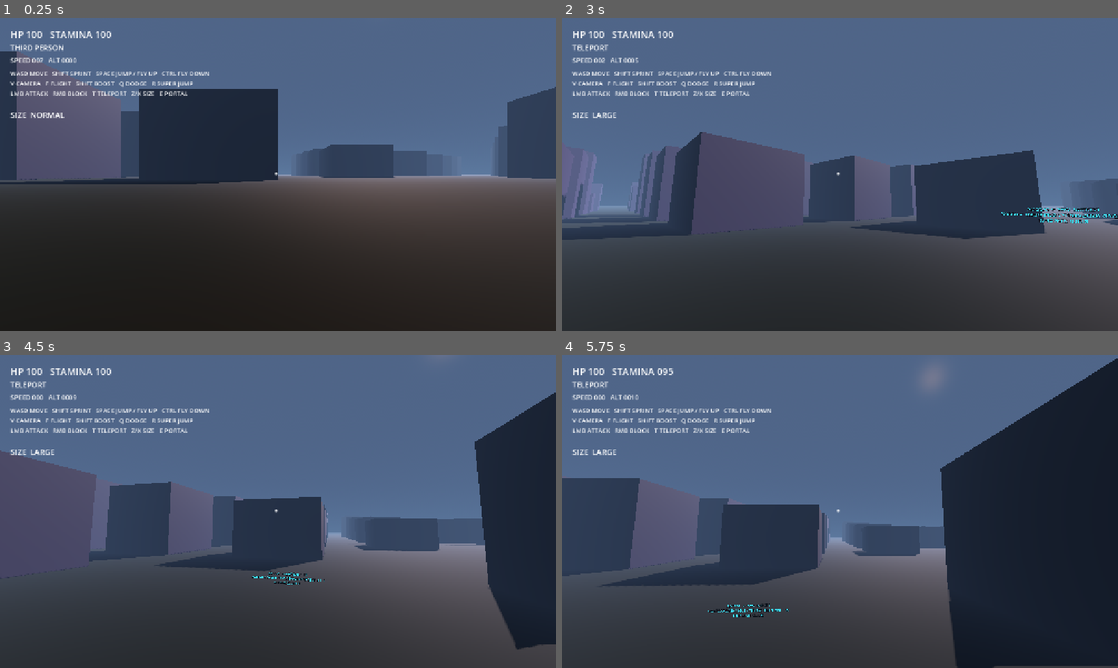
Above: before the commit, frames 1-4 (two rows, left to right).
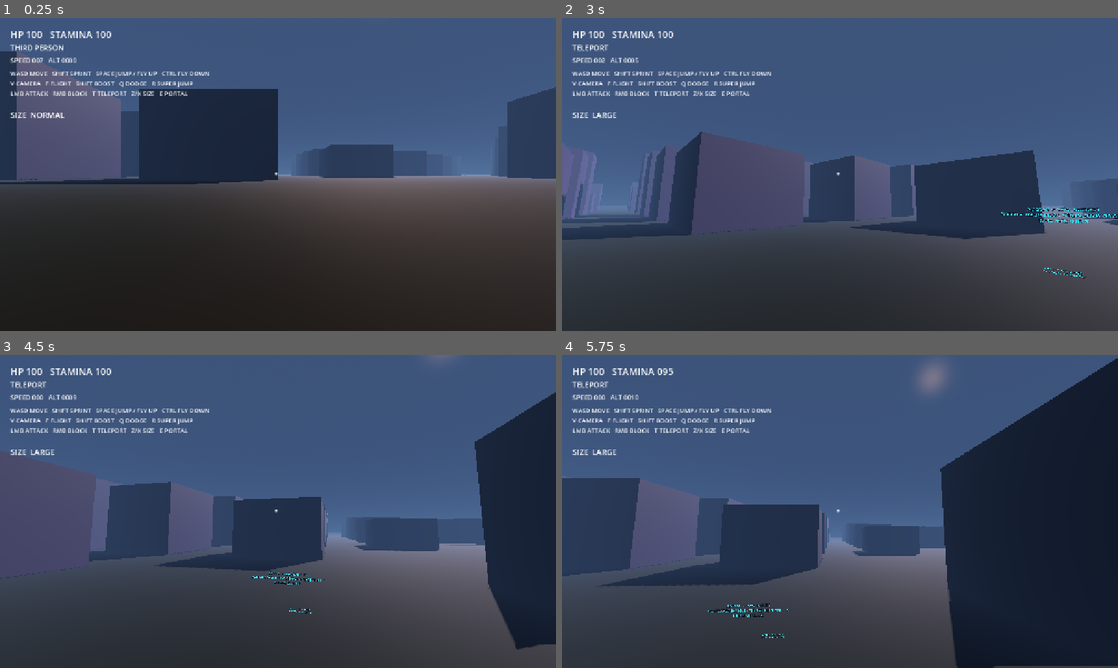
Above: after the commit, the same moments.

Repository: johnhenrystoney25/aeris
Game: Godot game, scene res://scenes/main/main.tscn
Two runs of this game, one before a commit and one after it. Both use one fixed random seed, a clock stepped at 60 frames per second and the inputs below.
Inputs (mouse positions are in pixels of both pictures, inside the frame that each line leads up to):
- Up to frame 1 (0.25 s): no input
- Up to frame 2 (3 s): tap Enter at 0.5 s; move the mouse to (867, 174) at 0.52 s; hold X (ability_size_up) from 0.53 s (still down); tap F (ability_flight) at 0.6 s; click (867, 174) at 0.67 s; tap Space (jump) at 0.77, 1.52, 2.75 s; move the mouse to (812, 174) at 1.27 s; tap T (ability_teleport) at 1.35 s; move the mouse to (851, 168) at 2.02 s; click (851, 168) at 2.1 s; move the mouse to (834, 180) at 2.77 s; right-click (834, 180) at 2.85 s; click (834, 180) at 2.92 s
- Up to frame 3 (4.5 s): keep holding X (ability_size_up); tap Space (jump) at 3.02, 3.77 s; move the mouse to (316, 514) at 3.52 s; tap Q (dodge) at 3.6 s; move the mouse to (233, 508) at 4.27 s; tap C (energy_blast) at 4.35 s
- Up to frame 4 (5.75 s): keep holding X (ability_size_up); tap Space (jump) at 4.52 s; move the mouse to (845, 511) at 5.02 s; hold Shift (flight_boost) from 5.03 s (still down); click (845, 511) at 5.17 s

The runs differ from the first frame. In frame 1, less than 0.1% of the frame differs, in the area x 83-84%, y 50-51%; in frame 2, less than 0.1%, in the area x 6-95%, y 60-84%; in frame 3, less than 0.1%; in frame 4, less than 0.1%.

Commit message:
Upgrade city presentation and dressing

Diff:
--- a/scripts/world/city_visuals.gd
+++ b/scripts/world/city_visuals.gd
@@ -1,21 +1,26 @@
 extends Node3D
-## Presentation layer: readable sky, sun cycle, atmospheric color and city ambience.
+## Presentation layer: readable sky, sun cycle, color grading and lightweight city dressing.
 
 @export var day_length_seconds := 900.0
 @export var start_time := 16.5
 @export var animate_time := true
+@export var build_dressing := true
+@export var max_street_lights := 120
+@export var max_trees := 90
 
 var _time := 16.5
+var _dressing_built := false
 
 func _ready() -> void:
     _time = start_time
     _apply_lighting()
+    if build_dressing:
+        call_deferred("_build_dressing")
 
 func _process(delta: float) -> void:
-    if not animate_time:
-        return
-    _time = fmod(_time + delta * 24.0 / day_length_seconds, 24.0)
-    _apply_lighting()
+    if animate_time:
+        _time = fmod(_time + delta * 24.0 / day_length_seconds, 24.0)
+        _apply_lighting()
 
 func _apply_lighting() -> void:
     var daylight := clampf(sin((_time - 6.0) / 24.0 * TAU), 0.0, 1.0)
@@ -24,8 +29,119 @@
     if sun:
         var angle := (_time - 6.0) / 24.0 * TAU
         sun.rotation_degrees = Vector3(-18.0 - daylight * 54.0, -35.0 + sin(angle) * 20.0, 0.0)
-        sun.light_energy = lerpf(0.22, 1.45, daylight)
+        sun.light_energy = lerpf(0.28, 1.55, daylight)
         sun.light_color = Color(1.0, 0.72 + daylight * 0.25, 0.58 + daylight * 0.4)
     if environment_node and environment_node.environment:
-        environment_node.environment.ambient_light_energy = lerpf(0.32, 1.0, daylight)
-        environment_node.environment.background_energy_multiplier = lerpf(0.35, 0.9, daylight)
+        environment_node.environment.ambient_light_energy = lerpf(0.38, 1.05, daylight)
+        environment_node.environment.background_energy_multiplier = lerpf(0.42, 0.95, daylight)
+        environment_node.environment.fog_density = lerpf(0.0022, 0.0007, daylight)
+        environment_node.environment.fog_light_color = Color(0.25 + daylight * 0.15, 0.34 + daylight * 0.16, 0.50 + daylight * 0.16)
+
+func _build_dressing() -> void:
+    if _dressing_built:
+        return
+    _dressing_built = true
+    var geography := get_parent().get_node_or_null("RecordedGeography")
+    if geography:
+        _dress_roads(geography)
+    _dress_trees()
+    _build_landmark()
+
+func _dress_roads(geography: Node) -> void:
+    var count := 0
+    for road in geography.get_children():
+        if count >= max_street_lights:
+            break
+        if not road is MeshInstance3D or not road.name.begins_with("Road_"):
+            continue
+        if road.name.contains("rail"):
+            continue
+        if int(abs(road.position.x + road.position.z)) % 2 != 0:
+            continue
+        _make_street_light(road.position)
+        count += 1
+
+func _make_street_light(pos: Vector3) -> void:
+    var pole := MeshInstance3D.new()
+    pole.name = "StreetLight"
+    var pole_mesh := CylinderMesh.new()
+    pole_mesh.top_radius = 0.055
+    pole_mesh.bottom_radius = 0.09
+    pole_mesh.height = 4.2
+    pole.mesh = pole_mesh
+    pole.position = pos + Vector3(0, 2.1, 2.8)
+    var pole_mat := StandardMaterial3D.new()
+    pole_mat.albedo_color = Color(0.035, 0.045, 0.06)
+    pole_mat.roughness = 0.5
+    pole.material_override = pole_mat
+    add_child(pole)
+
+    var lamp := MeshInstance3D.new()
+    var lamp_mesh := SphereMesh.new()
+    lamp_mesh.radius = 0.16
+    lamp_mesh.height = 0.32
+    lamp.mesh = lamp_mesh
+    lamp.position = pos + Vector3(0, 4.25, 2.8)
+    var lamp_mat := StandardMaterial3D.new()
+    lamp_mat.albedo_color = Color(1.0, 0.58, 0.18)
+    lamp_mat.emission_enabled = true
+    lamp_mat.emission = Color(1.0, 0.32, 0.06)
+    lamp_mat.emission_energy_multiplier = 3.0
+    lamp.material_override = lamp_mat
+    add_child(lamp)
+
+func _dress_trees() -> void:
+    var space := get_world_3d().direct_space_state
+    var placed := 0
+    for x in range(-720, 721, 80):
+        for z in range(-720, 721, 80):
+            if placed >= max_trees:
+                return
+            if (x * 17 + z * 31) % 5 != 0:
+                continue
+            var query := PhysicsRayQueryParameters3D.create(Vector3(x, 120, z), Vector3(x, -5, z))
+            var hit := space.intersect_ray(query)
+            if hit.is_empty() or hit.collider.name != "Ground":
+                continue
+            _make_tree(Vector3(x, hit.position.y, z), 0.8 + fposmod(absf(sin(float(x + z))), 0.7))
+            placed += 1
+
+func _make_tree(pos: Vector3, s: float) -> void:
+    var root := Node3D.new()
+    root.name = "Tree"
+    root.position = pos
+    root.scale = Vector3.ONE * s
+    var trunk := MeshInstance3D.new()
+    var trunk_mesh := CylinderMesh.new()
+    trunk_mesh.top_radius = 0.18
+    trunk_mesh.bottom_radius = 0.26
+    trunk_mesh.height = 2.2
+    trunk.mesh = trunk_mesh
+    trunk.position.y = 1.1
+    var trunk_mat := StandardMaterial3D.new()
+    trunk_mat.albedo_color = Color(0.20, 0.10, 0.055)
+    trunk_mat.roughness = 0.9
+    trunk.material_override = trunk_mat
+    root.add_child(trunk)
+    var crown := MeshInstance3D.new()
+    var crown_mesh := SphereMesh.new()
+    crown_mesh.radius = 1.15
+    crown_mesh.height = 2.3
+    crown.mesh = crown_mesh
+    crown.position.y = 2.65
+    var crown_mat := StandardMaterial3D.new()
+    crown_mat.albedo_color = Color(0.055, 0.28, 0.10)
+    crown_mat.roughness = 0.92
+    crown.material_override = crown_mat
+    root.add_child(crown)
+    add_child(root)
+
+func _build_landmark() -> void:
+    var marker := Label3D.new()
+    marker.name = "WorldIdentity"
+    marker.position = Vector3(0, 4.5, 10)
+    marker.text = "FEDERAL WAY / TACOMA\nOPEN-WORLD PROTOTYPE"
+    marker.font_size = 42
+    marker.outline_size = 9
+    marker.modulate = Color(0.25, 0.9, 1.0)
+    add_child(marker)
